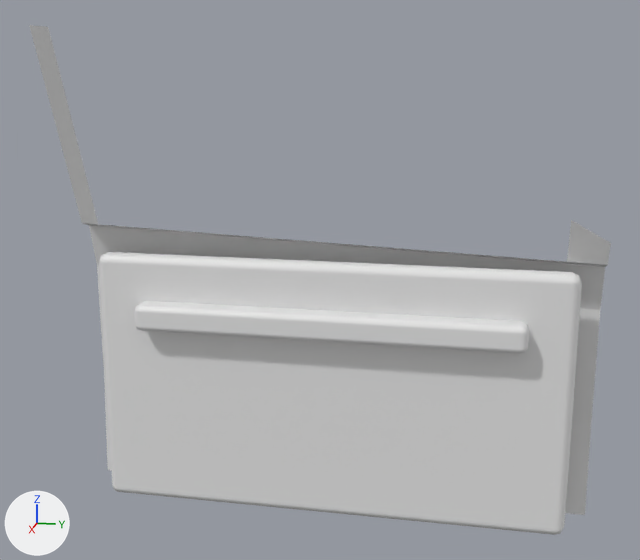
Two versions of the OBJ model realweather/src/main/resources/assets/realweather/models/vehicle/sedan/door_fl.obj, one commit apart.
The view is the same before and after, from a 50 mm camera at (1.899, -0.226, 1.312) aimed at (0.106, -0.585, 0.864). Arrows for +X, +Y and +Z are at lower left; the lights stay in place. The picture after the commit comes second. Materials are left out; every surface is plain grey. Where no turn or scale is listed for an object, it has been applied to the vertices.

The scene before the commit, as lines of its bpy script (objects in view):
```python
me_door_fl = bpy.data.meshes.new('door_fl')
me_door_fl.from_pydata(...)  # 234 vertices, 192 faces; spans x -0.024..0.236, y -1.14..0.0, z 0.32..1.382
# faces by material slot: [8, 59, 54, 15, 54, 2]
me_door_fl.materials.append(mat_black)
me_door_fl.materials.append(mat_chrome)
me_door_fl.materials.append(mat_dash)
me_door_fl.materials.append(mat_paint)
me_door_fl.materials.append(mat_seat)
me_door_fl.materials.append(mat_trim)
ob_door_fl = bpy.data.objects.new('door_fl', me_door_fl)
ob_door_fl.location = (0.0, 0.0, 0.0)
```
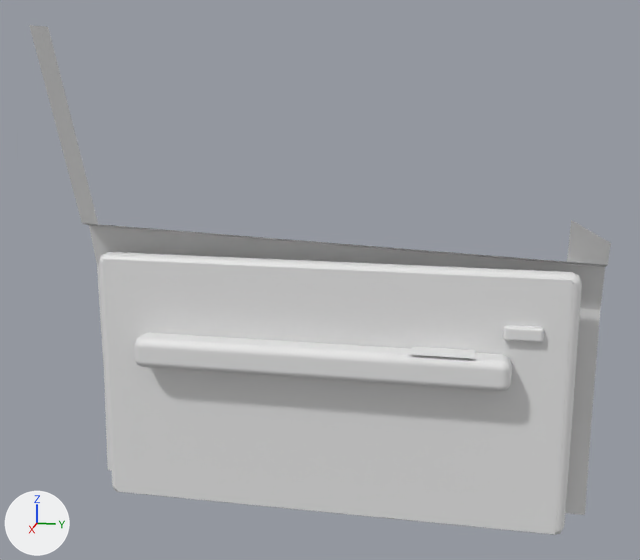
Changed parts and their boxes [x1, y1, x2, y2] in the pictures (640 x 560 px):
```json
{"part": 1, "of": "me_door_fl", "change": "added", "after": [503, 325, 544, 342]}
{"part": 2, "of": "me_door_fl", "change": "added", "after": [134, 333, 512, 392]}
{"part": 3, "of": "me_door_fl", "change": "cut back", "before": [135, 301, 529, 354], "after": [103, 259, 573, 534]}
```

Edits to the scene script, one JSON object a line:
```json
{"block": "me_door_fl", "where": "# used by ob_door_fl; location = (0.0, 0.0, 0.0)"}
{"op": "remove", "block": "me_door_fl", "code": "me_door_fl.from_pydata(...)  # 234 vertices, 192 faces; spans x -0.024..0.236, y -1.14..0.0, z 0.32..1.382"}
{"op": "add", "block": "me_door_fl", "code": "me_door_fl.from_pydata(...)  # 298 vertices, 248 faces; spans x -0.024..0.236, y -1.14..0.0, z 0.32..1.382"}
{"block": "me_door_fl", "change": "me_door_fl part 1: a new loose piece of 56 vertices spanning x 0.11..0.13, y -0.2..-0.12, z 0.76..0.79"}
{"block": "me_door_fl", "change": "me_door_fl part 2: a new loose piece of 56 vertices spanning x 0.105..0.175, y -0.99..-0.18, z 0.66..0.73"}
{"block": "me_door_fl", "change": "me_door_fl part 3"}
{"block": "me_door_fl", "change": "56 vertices are removed from x 0.1..0.16, y -0.99..-0.15, z 0.74..0.8"}
{"block": "me_door_fl", "change": "54 faces are deleted"}
{"block": "me_door_fl", "change": "8 vertices are added at x 0.11..0.17, y -1.07..-0.07, z 0.33..0.89"}
{"block": "me_door_fl", "change": "2 new faces join them"}
```
